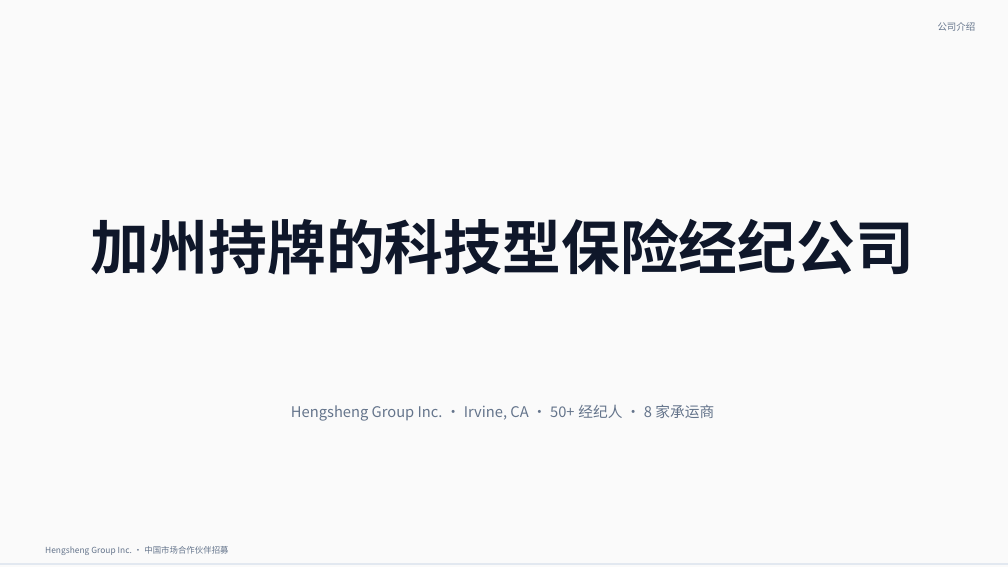
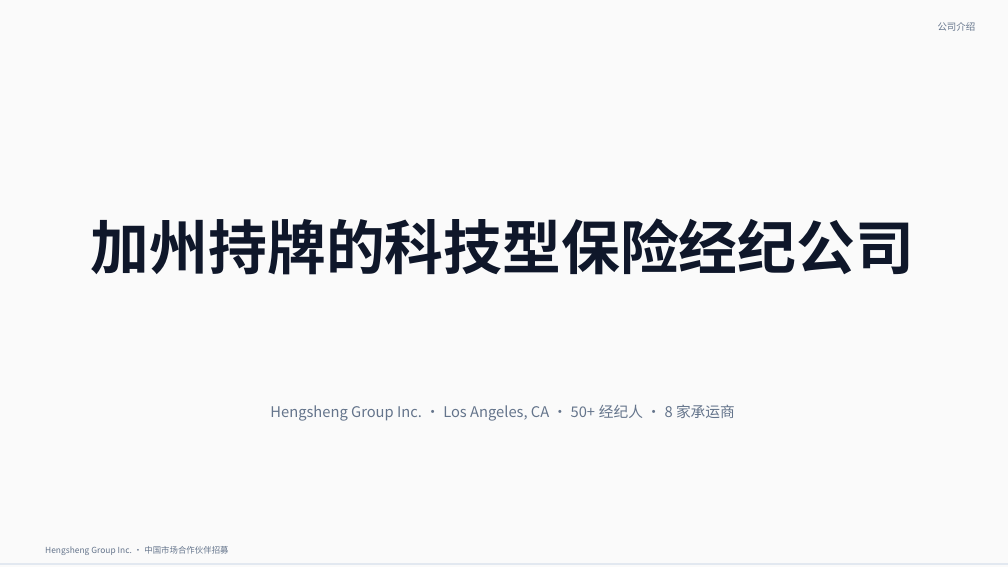
Before and after one commit to kevin89887634/hengsheng-training-decks, a slide deck: slide 3 of decks/hengsheng-china-partner-2026-09-14/hengsheng-china-partner-v0.2-restraint.pptx. Drawn at 1008x567 pixels with LibreOffice and Linux fonts; fonts in the diff are those of the drawing. Boxes give left, top, right and bottom in pixels: in the first picture for what was removed or moved away, otherwise in the second. Text is boxed around its words. In the diff, an @@ line names an element or a change of style, - is before the commit and + after.

Commit message:
fix: 总部 Irvine→LA / 删 CEO 信息 / 标准化公司名 (v0.4)

```diff
--- a/decks/hengsheng-china-partner-2026-09-14/hengsheng-china-partner-v0.2-restraint.pptx
+++ b/decks/hengsheng-china-partner-2026-09-14/hengsheng-china-partner-v0.2-restraint.pptx
@@ text at [270, 404, 735, 421]: text changed @@
-Hengsheng Group Inc. · Irvine, CA · 50+ 经纪人 · 8 家承运商
+Hengsheng Group Inc. · Los Angeles, CA · 50+ 经纪人 · 8 家承运商
```
Also in this commit, not shown: 2 other slides changed.
